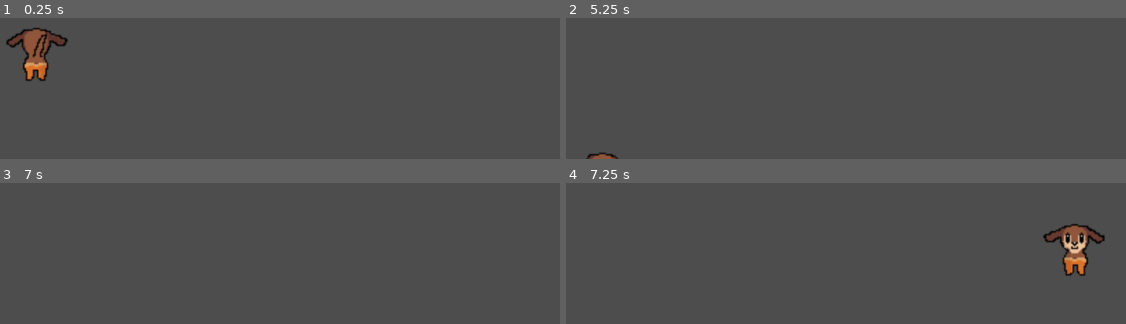
Above: before the commit, frames 1-4 (two rows, left to right).
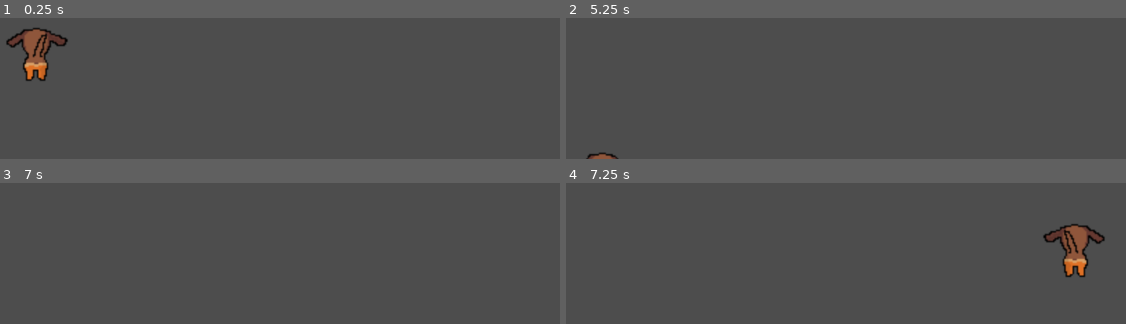
Above: after the commit, the same moments.

Repository: WOCae/dog
Game: Godot game, scene res://dog.tscn
The game is run twice, just before and just after one commit, with the same random seed, the same clock (stepped at 60 frames per second) and the same inputs.
Inputs:
- Up to frame 1 (0.25 s): no input
- Up to frame 2 (5.25 s): hold Right (ui_right) 0.53-1.28 s; hold Down (ui_down) 1.28-2.03 s; tap Enter at 2, 3.5 s; hold Right (ui_right) 2.03-2.78 s; tap Space at 2.75 s; hold Up (ui_up) 2.78-3.53 s; hold Left (ui_left) 3.53-5.03 s; hold Down (ui_down) from 5.03 s (still down)
- Up to frame 3 (7 s): tap Space at 5.75 s; release Down (ui_down) at 5.78 s; hold Right (ui_right) 5.78-6.53 s; tap Enter at 6.5 s; hold Up (ui_up) from 6.53 s (still down)
- Up to frame 4 (7.25 s): keep holding Up (ui_up)

Frames 1-3 are identical in both runs. In frame 4, 0.7% of the frame differs, in the area x 88-97%, y 31-67%.

Commit message:
Update dog.tscn

Diff:
--- a/dog.tscn
+++ b/dog.tscn
@@ -4,6 +4,14 @@
 [ext_resource type="Texture2D" uid="uid://cy3yrc0nqgnor" path="res://dog2.png.png" id="2_4x2gp"]
 
 [sub_resource type="CircleShape2D" id="CircleShape2D_1ku3u"]
+
+[sub_resource type="AtlasTexture" id="AtlasTexture_npdf1"]
+atlas = ExtResource("2_4x2gp")
+region = Rect2(128, 0, 64, 59)
+
+[sub_resource type="AtlasTexture" id="AtlasTexture_4a1ap"]
+atlas = ExtResource("2_4x2gp")
+region = Rect2(192, 0, 64, 59)
 
 [sub_resource type="AtlasTexture" id="AtlasTexture_fgsma"]
 atlas = ExtResource("2_4x2gp")
@@ -12,14 +20,6 @@
 [sub_resource type="AtlasTexture" id="AtlasTexture_rx40o"]
 atlas = ExtResource("2_4x2gp")
 region = Rect2(0, 59, 64, 59)
-
-[sub_resource type="AtlasTexture" id="AtlasTexture_npdf1"]
-atlas = ExtResource("2_4x2gp")
-region = Rect2(128, 0, 64, 59)
-
-[sub_resource type="AtlasTexture" id="AtlasTexture_4a1ap"]
-atlas = ExtResource("2_4x2gp")
-region = Rect2(192, 0, 64, 59)
 
 [sub_resource type="AtlasTexture" id="AtlasTexture_nhpsf"]
 atlas = ExtResource("2_4x2gp")
@@ -33,10 +33,10 @@
 animations = [{
 "frames": [{
 "duration": 1.0,
-"texture": SubResource("AtlasTexture_fgsma")
+"texture": SubResource("AtlasTexture_npdf1")
 }, {
 "duration": 1.0,
-"texture": SubResource("AtlasTexture_rx40o")
+"texture": SubResource("AtlasTexture_4a1ap")
 }],
 "loop": true,
 "name": &"down",
@@ -44,10 +44,10 @@
 }, {
 "frames": [{
 "duration": 1.0,
-"texture": SubResource("AtlasTexture_npdf1")
+"texture": SubResource("AtlasTexture_fgsma")
 }, {
 "duration": 1.0,
-"texture": SubResource("AtlasTexture_4a1ap")
+"texture": SubResource("AtlasTexture_rx40o")
 }],
 "loop": true,
 "name": &"up",
@@ -73,4 +73,4 @@
 
 [node name="AnimatedSprite2D" type="AnimatedSprite2D" parent="."]
 sprite_frames = SubResource("SpriteFrames_1vqrs")
-animation = &"down"
+animation = &"up"
